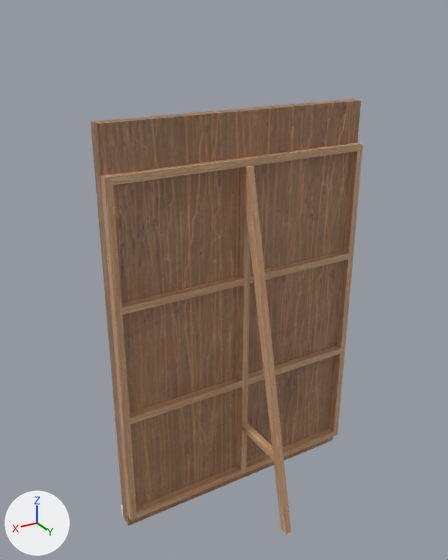
A saved change to the FBX model Assets/Assets/Walls/FBX/MovieSet_Wall_Small.fbx.
Camera for both pictures: a camera (50 mm lens) standing at (3.23, 3.47, 3.58) and looking at (1.2, 0.09, 1.89). The lights are fixed; the arrows at lower left show +X, +Y and +Z. Where no turn or scale is listed for an object, it has been applied to the vertices. Vertices at the same position are counted once.

In view in the first picture: 'MovieSet_Wall_Small'.
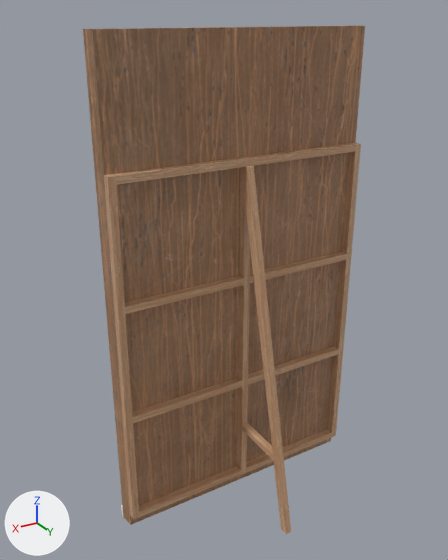
Changed parts and their boxes (x1, y1, x2, y2) in the pictures (448 x 560 px; the box of a moved part takes in the faces that stretch with it):
```json
{"object": "MovieSet_Wall_Small", "change": "reshaped", "before": [91, 99, 363, 534], "after": [83, 25, 365, 534], "on screen": "17% taller"}
{"part": 1, "of": "me_cube_001", "change": "moved or reshaped", "before": [101, 142, 363, 520], "after": [104, 143, 361, 520]}
{"part": 2, "of": "me_cube_001", "change": "surface changed", "before": [91, 99, 361, 526], "after": [83, 25, 365, 525]}
```

Edits to the scene script, one JSON object a line:
```json
{"block": "me_cube_001", "where": "# used by ob_movieset_wall_small; location = (0.0, 0.0, 0.0)"}
{"op": "remove", "block": "me_cube_001", "code": "me_cube_001.from_pydata(...)  # 114 vertices, 60 faces; spans x 0.0..2.0, y -0.13..0.68, z 0.0..3.0"}
{"op": "add", "block": "me_cube_001", "code": "me_cube_001.from_pydata(...)  # 112 vertices, 60 faces; spans x 0.0..2.0, y -0.13..0.68, z 0.0..3.5"}
{"block": "me_cube_001", "change": "me_cube_001 part 1"}
{"block": "me_cube_001", "change": "8 vertices are removed from x 0.0..0.05, y 0.0..0.06, z 0.1..2.7"}
{"block": "me_cube_001", "change": "7 faces are deleted"}
{"block": "me_cube_001", "change": "21 vertices in x 1.95..2.0, y 0.0..0.06, z 0.0..2.7 move by (-0.02, 0.0, 0.0)"}
{"block": "me_cube_001", "change": "15 vertices in x 0.0..0.05, y 0.0..0.06, z 0.0..2.7 move by (0.02, 0.0, 0.0)"}
{"block": "me_cube_001", "change": "4 vertices move from x 0.0..2.0, y -0.1..0.0, z 3.0 to x 0.0..2.0, y -0.1..0.0, z 3.5"}
{"block": "me_cube_001", "change": "6 vertices are added at (0.02, 0.0, 2.7), (0.02, 0.0, 0.1), (0.07, 0.0, 0.1), (0.02, 0.06, 2.7), (0.02, 0.06, 0.1), (0.07, 0.06, 0.1)"}
{"block": "me_cube_001", "change": "7 new faces join them, mat_m_movieset"}
{"block": "me_cube_001", "change": "me_cube_001 part 2: 5 kept faces spanning x 0.0..2.0, y -0.1..0.0, z 0.0..3.5 get new texture (UV) coordinates"}
```
